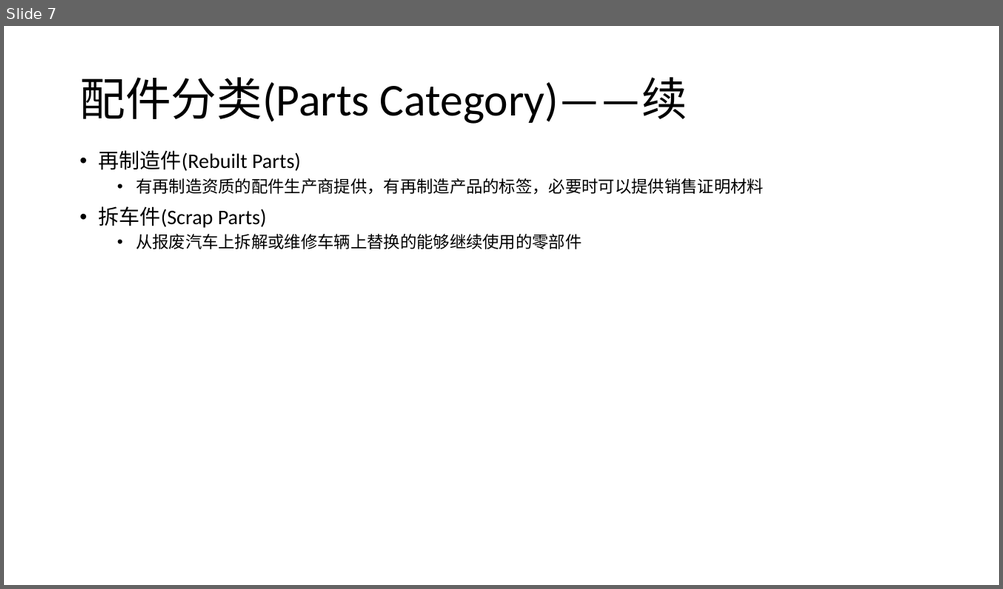
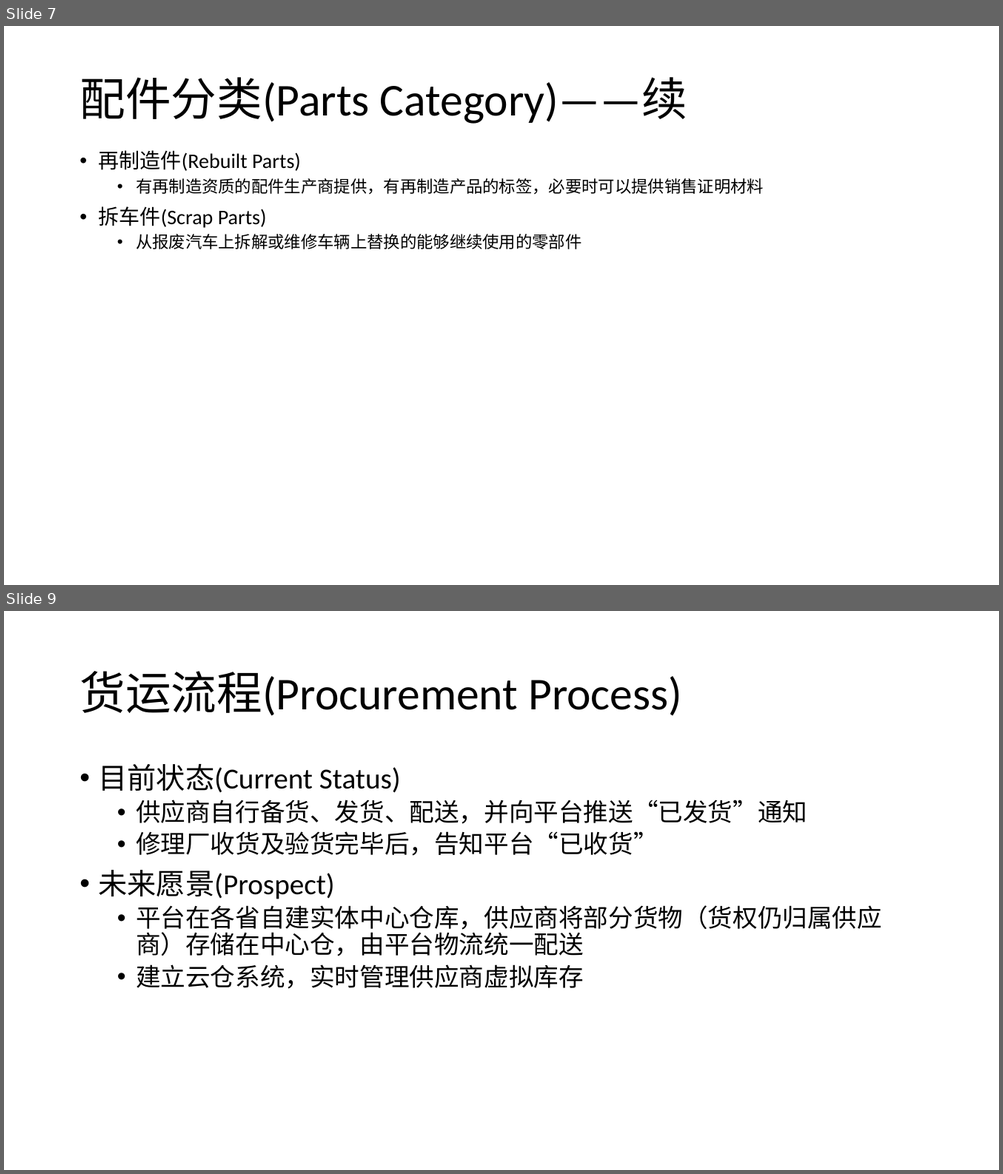
Before and after one commit to allenwhc/jiaanpei, a slide deck: Report/Audatex-翱特.pptx. Shown one above the other, each under a label of ours: slide 7 before the commit, slides 7 and 9 after it; the slides between them are not shown. The pictures are 1003x589 and 1003x1174 pixels, drawn with LibreOffice and Linux fonts; fonts in the diff are those of the drawing. Boxes give left, top, right and bottom in pixels: in the first picture for what was removed or moved away, otherwise in the second. Text is boxed around its words. In the diff, an @@ line names an element or a change of style, - is before the commit and + after.

```diff
--- a/Report/Audatex-翱特.pptx
+++ b/Report/Audatex-翱特.pptx
@@ slide 9 added at [4,611,999,1170], background #FFFFFF @@
@@ title added at [79,671,682,716], 44 pt, text #000000 @@
+货运流程(Procurement Process)
@@ text added at [99,764,882,989], 24 pt, text #000000 @@
+• 目前状态(Current Status)
+  • 供应商自行备货、发货、配送，并向平台推送“已发货”通知
+  • 修理厂收货及验货完毕后，告知平台“已收货”
+• 未来愿景(Prospect)
+  • 平台在各省自建实体中心仓库，供应商将部分货物（货权仍归属供应商）存储在中心仓，由平台物流统一配送
+  • 建立云仓系统，实时管理供应商虚拟库存
```
Also in this commit, not shown: 2 other slides added.
